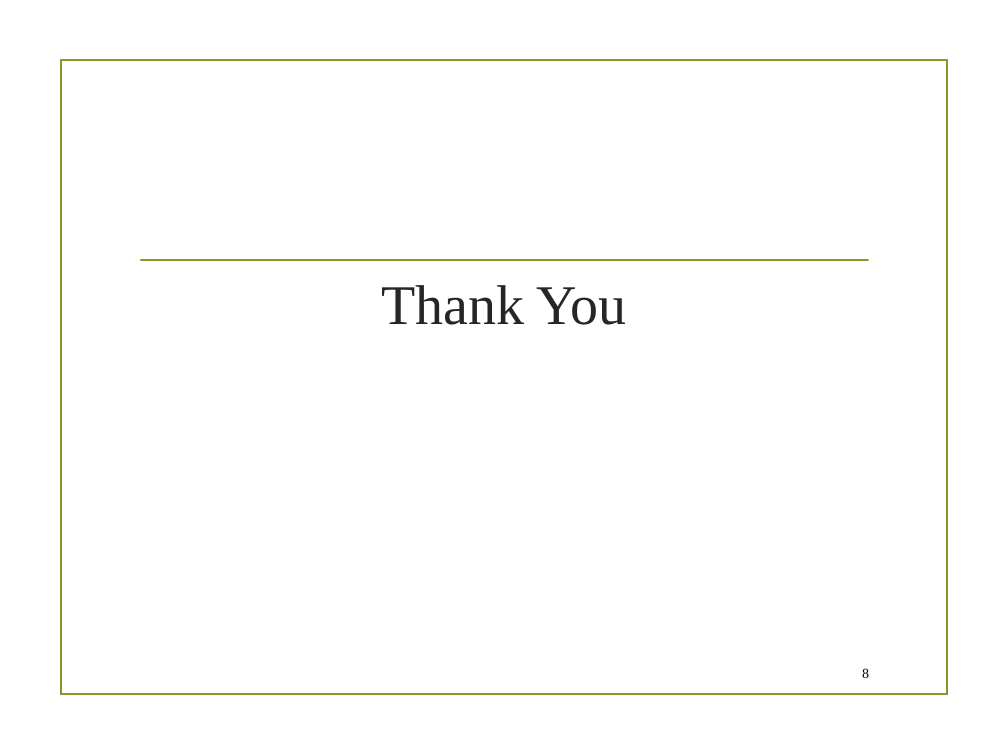
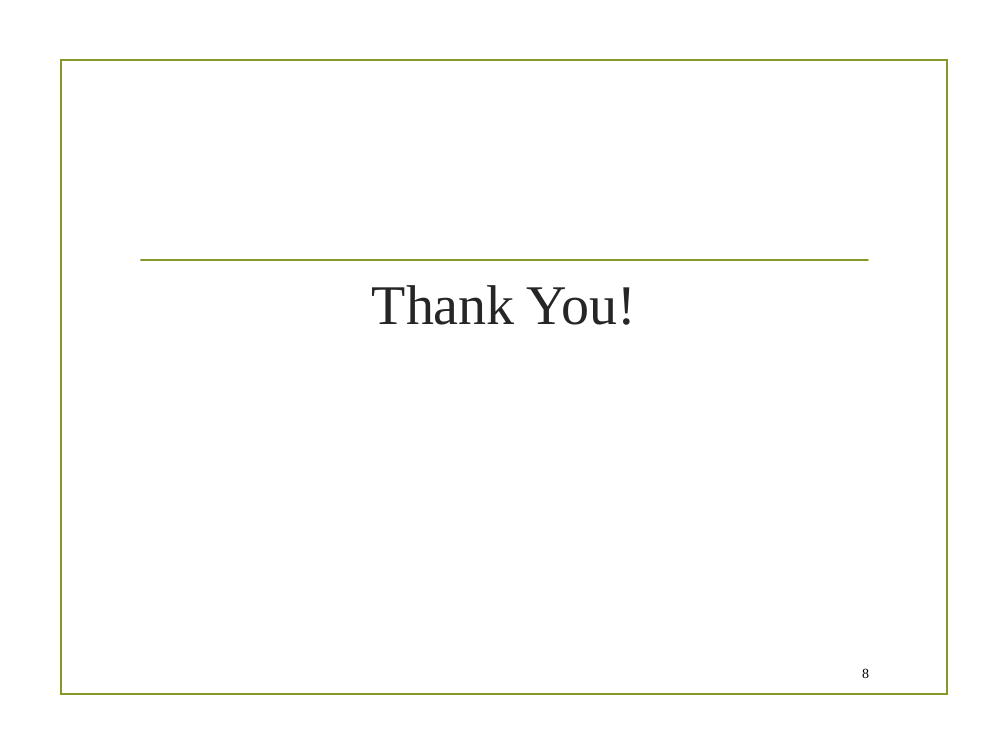
Before and after one commit to KhanalBishnu/Ecom-By-YT, a slide deck: slide 8 of public/friend/Comparison of Two Powerful Laravel Packages for Image and Media Managemen.pptx. Drawn at 1008x756 pixels with LibreOffice and Linux fonts; fonts in the diff are those of the drawing; background and template pictures are left out. Boxes give left, top, right and bottom in pixels: in the first picture for what was removed or moved away, otherwise in the second. Text is boxed around its words. In the diff, an @@ line names an element or a change of style, - is before the commit and + after.

```diff
--- a/public/friend/Comparison of Two Powerful Laravel Packages for Image and Media Managemen.pptx
+++ b/public/friend/Comparison of Two Powerful Laravel Packages for Image and Media Managemen.pptx
@@ title at (372,285,636,325): text changed @@
-Thank You
+Thank You!
```
Also in this commit, not shown: 5 other slides changed.
